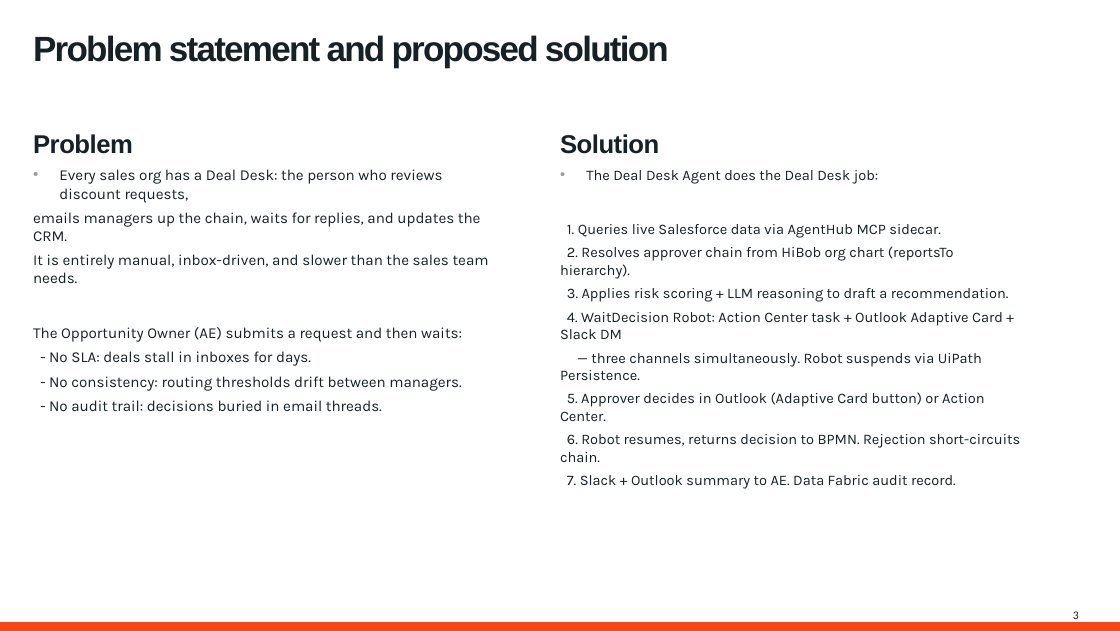
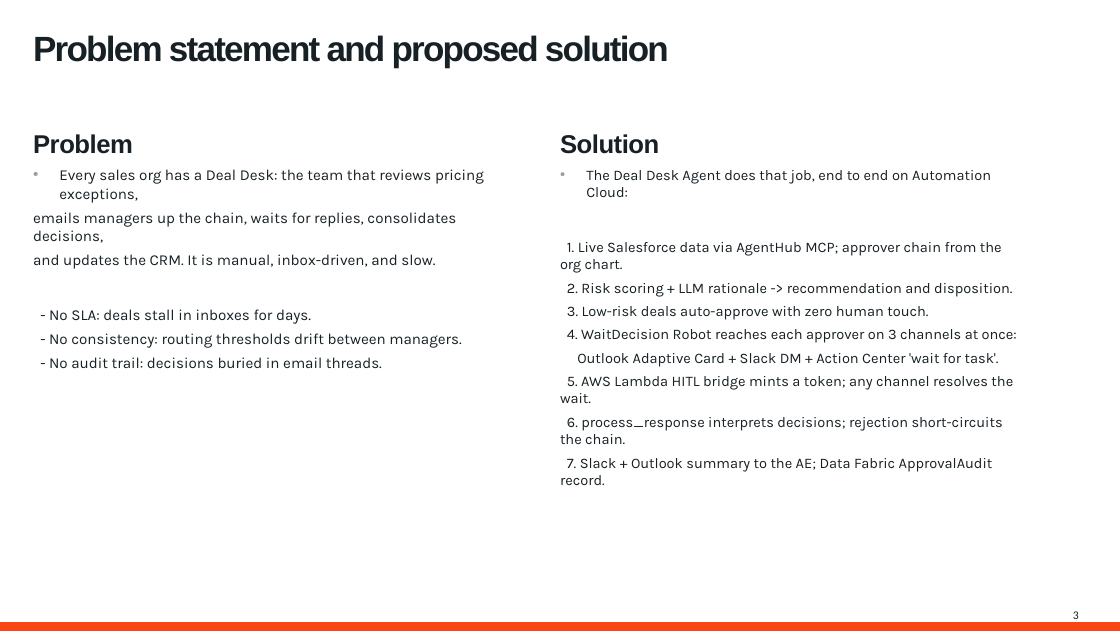
Before and after one commit to DanielaRosenn/deal-desk-agent, a slide deck: slide 3 of submission/deck/Submission-Template-Deal-Desk-Agent.pptx. Drawn at 1120x631 pixels with LibreOffice and Linux fonts; fonts in the diff are those of the drawing; background and template pictures are left out. Boxes give left, top, right and bottom in pixels: in the first picture for what was removed or moved away, otherwise in the second. Text is boxed around its words. In the diff, an @@ line names an element or a change of style, - is before the commit and + after.

```diff
--- a/submission/deck/Submission-Template-Deal-Desk-Agent.pptx
+++ b/submission/deck/Submission-Template-Deal-Desk-Agent.pptx
@@ text at (x1=33, y1=169, x2=484, y2=269): text changed @@
-• Every sales org has a Deal Desk: the person who reviews discount requests,
-emails managers up the chain, waits for replies, and updates the CRM.
-It is entirely manual, inbox-driven, and slower than the sales team needs.
-The Opportunity Owner (AE) submits a request and then waits:
+• Every sales org has a Deal Desk: the team that reviews pricing exceptions,
+emails managers up the chain, waits for replies, consolidates decisions,
+and updates the CRM. It is manual, inbox-driven, and slow.
@@ text at (x1=560, y1=170, x2=1017, y2=485): text changed @@
-• The Deal Desk Agent does the Deal Desk job:
-1. Queries live Salesforce data via AgentHub MCP sidecar.
-2. Resolves approver chain from HiBob org chart (reportsTo hierarchy).
-3. Applies risk scoring + LLM reasoning to draft a recommendation.
-4. WaitDecision Robot: Action Center task + Outlook Adaptive Card + Slack DM
-— three channels simultaneously. Robot suspends via UiPath Persistence.
-5. Approver decides in Outlook (Adaptive Card button) or Action Center.
-6. Robot resumes, returns decision to BPMN. Rejection short-circuits chain.
-7. Slack + Outlook summary to AE. Data Fabric audit record.
+• The Deal Desk Agent does that job, end to end on Automation Cloud:
+1. Live Salesforce data via AgentHub MCP; approver chain from the org chart.
+2. Risk scoring + LLM rationale -> recommendation and disposition.
+3. Low-risk deals auto-approve with zero human touch.
+4. WaitDecision Robot reaches each approver on 3 channels at once:
+Outlook Adaptive Card + Slack DM + Action Center 'wait for task'.
+5. AWS Lambda HITL bridge mints a token; any channel resolves the wait.
+6. process_response interprets decisions; rejection short-circuits the chain.
+7. Slack + Outlook summary to the AE; Data Fabric ApprovalAudit record.
```
Also in this commit, not shown: 4 other slides changed, 8 other files.
